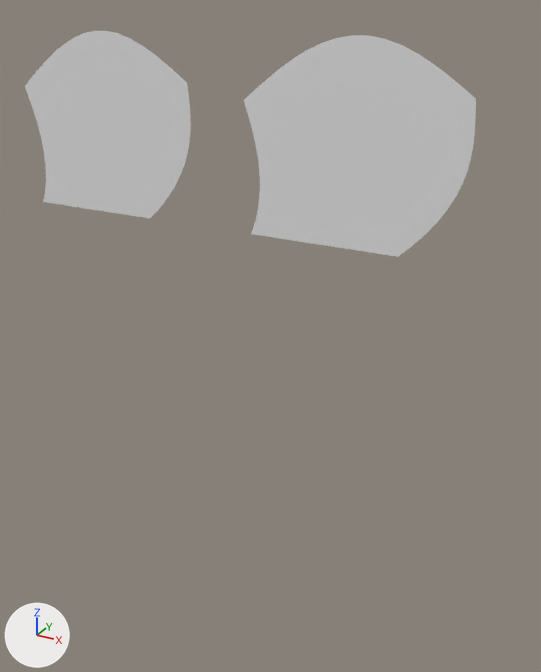
What one commit did to the FBX model GMTK(2D)/Assets/_Temp/Mesh/FX_MESH_Plane_01.fbx.
The view is the same before and after, from a 50 mm lens placed at (8.3, -18.8, 4.3), pointed at (-2.2, 0.4, -5.3). The lights are fixed; the arrows at lower left show +X, +Y and +Z. Where no turn or scale is listed for an object, it has been applied to the vertices.

Objects in the first picture: 'FX_MESH_Plane_01', 'FX_MESH_Plane_02'.
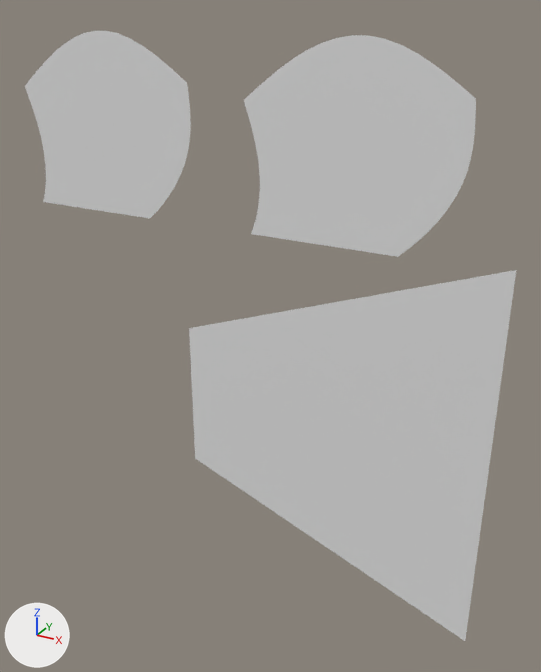
Location of each change, [x1, y1, x2, y2] in pixels of the pictures (541 x 672 px):
'FX_MESH_Plane_03', added
    after: [189, 270, 516, 641]

The change, as a diff of the scene's bpy script:
```diff
--- a/GMTK(2D)/Assets/_Temp/Mesh/FX_MESH_Plane_01.fbx.py
+++ b/GMTK(2D)/Assets/_Temp/Mesh/FX_MESH_Plane_01.fbx.py
@@ me_mesh_002 @@
+me_mesh_002.from_pydata(...)  # 176 vertices, 300 faces; spans x 0.0..10.16, y 0.0, z -6.22..6.22
@@ ob_fx_mesh_plane_03 @@
+ob_fx_mesh_plane_03 = bpy.data.objects.new('FX_MESH_Plane_03', me_mesh_002)
+ob_fx_mesh_plane_03.location = (-5.08, 0.0, -7.99)
```
